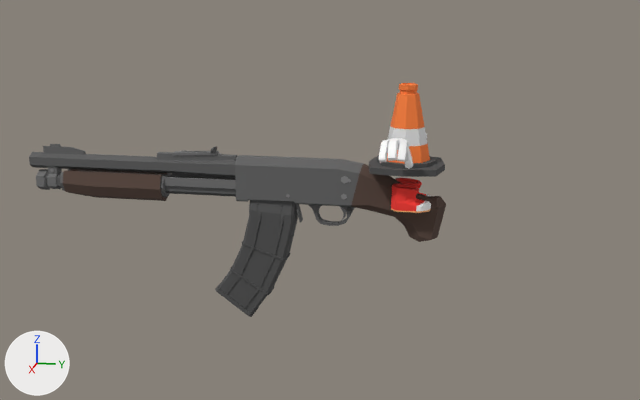
Before and after pictures for a commit that changed the Blender file Blender/Animations/Coney_Shotgun.blend.
Before and after are seen from a 50 mm lens placed at (9.64, 0.95, 2.43), pointed at (-0.05, -0.99, 0.01). Lighting does not change. The marker at lower left points along +X, +Y and +Z.
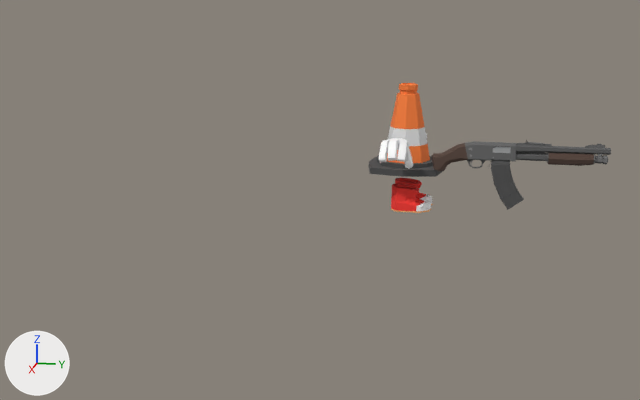
Boxes (x1, y1, x2, y2) around the edits, measured in the pictures (640 x 400 px):
'Cylinder.010', moved, turned, rescaled: before (29, 144, 446, 317); after (431, 140, 611, 210)

Patch to the scene script:
```diff
--- a/Blender/Animations/Coney_Shotgun.blend.py
+++ b/Blender/Animations/Coney_Shotgun.blend.py
@@ ob_cylinder_010 @@
 ob_cylinder_010 = bpy.data.objects.new('Cylinder.010', me_cylinder_002)
-ob_cylinder_010.location = (0.0, 0.0, 0.0)
+ob_cylinder_010.location = (0.362, 0.46, 0.632)
+ob_cylinder_010.rotation_euler = (0.0, 0.0749, -3.142)  # degrees (0, 4.3, -180)
+ob_cylinder_010.scale = (0.365, 0.365, 0.365)
```
